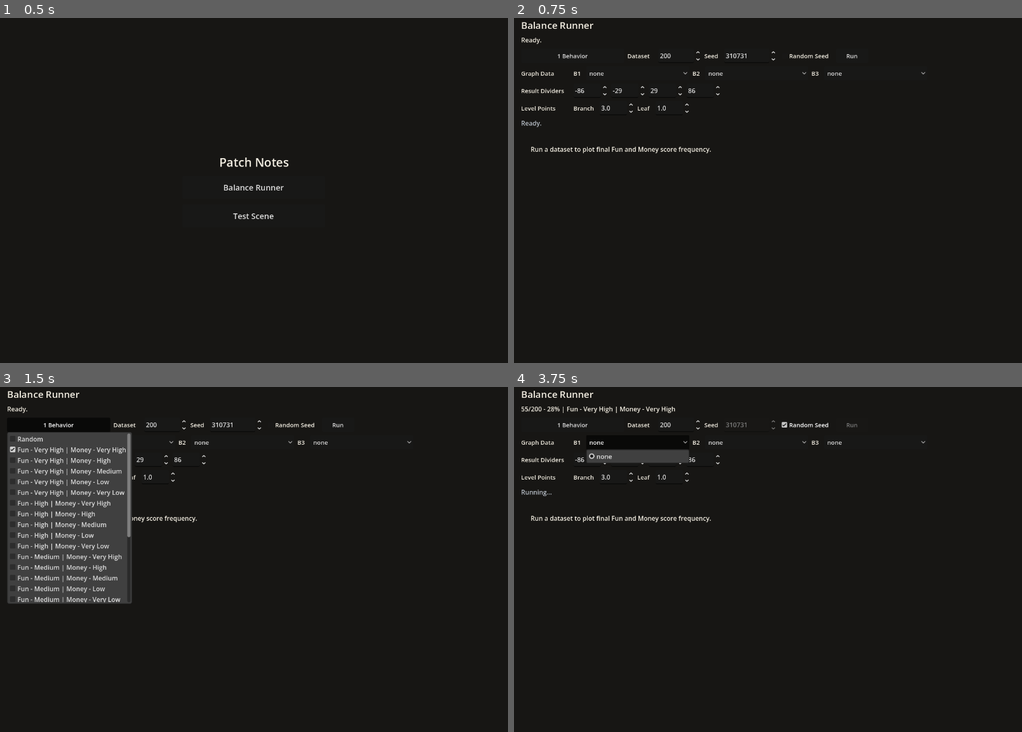
Above: before the commit, frames 1-4 (two rows, left to right).
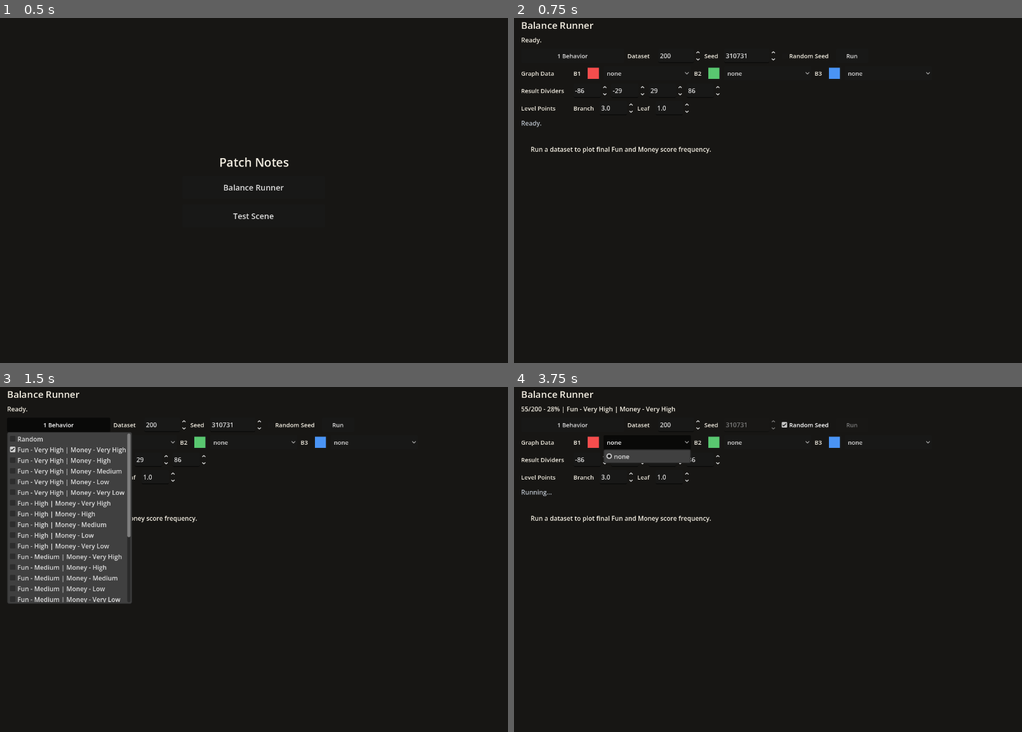
Above: after the commit, the same moments.

Repository: Josephblt/patch-notes
Game: Godot game, scene res://scenes/scene_launcher.tscn
Two runs of this game, one before a commit and one after it. Both use one fixed random seed, a clock stepped at 60 frames per second and the inputs below.
Inputs:
- Up to frame 1 (0.5 s): no input
- Up to frame 2 (0.75 s): click "Balance Runner" at 0.5 s
- Up to frame 3 (1.5 s): click "1 Behavior" at 1.25 s
- Up to frame 4 (3.75 s): click "Random Seed" at 2 s; click "Run" at 2.75 s; click "none" at 3.5 s

Frame 1 is identical in both runs. In frame 2, 0.3% of the frame differs, in the area x 14-82%, y 14-18%; in frame 3, 0.3%; in frame 4, 0.5%, in the area x 14-82%, y 14-23%.

Commit message:
Customize balance graph slot colors

Diff:
--- a/src/scenes/tools/balance_runner.tscn
+++ b/src/scenes/tools/balance_runner.tscn
@@ -118,8 +118,14 @@
 text = "B1"
 vertical_alignment = 1
 
+[node name="GraphDataset1ColorPickerButton" type="ColorPickerButton" parent="MarginContainer/VBoxContainer/GraphDatasetRow"]
+custom_minimum_size = Vector2(36, 36)
+layout_mode = 2
+color = Color(0.96, 0.3, 0.3, 1)
+edit_alpha = false
+
 [node name="GraphDataset1Options" type="OptionButton" parent="MarginContainer/VBoxContainer/GraphDatasetRow"]
-custom_minimum_size = Vector2(260, 36)
+custom_minimum_size = Vector2(220, 36)
 layout_mode = 2
 theme_override_font_sizes/font_size = 15
 
@@ -131,8 +137,14 @@
 text = "B2"
 vertical_alignment = 1
 
+[node name="GraphDataset2ColorPickerButton" type="ColorPickerButton" parent="MarginContainer/VBoxContainer/GraphDatasetRow"]
+custom_minimum_size = Vector2(36, 36)
+layout_mode = 2
+color = Color(0.35, 0.78, 0.44, 1)
+edit_alpha = false
+
 [node name="GraphDataset2Options" type="OptionButton" parent="MarginContainer/VBoxContainer/GraphDatasetRow"]
-custom_minimum_size = Vector2(260, 36)
+custom_minimum_size = Vector2(220, 36)
 layout_mode = 2
 theme_override_font_sizes/font_size = 15
 
@@ -144,8 +156,14 @@
 text = "B3"
 vertical_alignment = 1
 
+[node name="GraphDataset3ColorPickerButton" type="ColorPickerButton" parent="MarginContainer/VBoxContainer/GraphDatasetRow"]
+custom_minimum_size = Vector2(36, 36)
+layout_mode = 2
+color = Color(0.29, 0.58, 0.96, 1)
+edit_alpha = false
+
 [node name="GraphDataset3Options" type="OptionButton" parent="MarginContainer/VBoxContainer/GraphDatasetRow"]
-custom_minimum_size = Vector2(260, 36)
+custom_minimum_size = Vector2(220, 36)
 layout_mode = 2
 theme_override_font_sizes/font_size = 15
 
--- a/src/scripts/tools/balance_runner.gd
+++ b/src/scripts/tools/balance_runner.gd
@@ -39,6 +39,9 @@
 @onready var graph_dataset_1_options: OptionButton = $MarginContainer/VBoxContainer/GraphDatasetRow/GraphDataset1Options
 @onready var graph_dataset_2_options: OptionButton = $MarginContainer/VBoxContainer/GraphDatasetRow/GraphDataset2Options
 @onready var graph_dataset_3_options: OptionButton = $MarginContainer/VBoxContainer/GraphDatasetRow/GraphDataset3Options
+@onready var graph_dataset_1_color_picker_button: ColorPickerButton = $MarginContainer/VBoxContainer/GraphDatasetRow/GraphDataset1ColorPickerButton
+@onready var graph_dataset_2_color_picker_button: ColorPickerButton = $MarginContainer/VBoxContainer/GraphDatasetRow/GraphDataset2ColorPickerButton
+@onready var graph_dataset_3_color_picker_button: ColorPickerButton = $MarginContainer/VBoxContainer/GraphDatasetRow/GraphDataset3ColorPickerButton
 @onready var band_divider_1_spin_box: SpinBox = $MarginContainer/VBoxContainer/BandRow/BandDivider1SpinBox
 @onready var band_divider_2_spin_box: SpinBox = $MarginContainer/VBoxContainer/BandRow/BandDivider2SpinBox
 @onready var band_divider_3_spin_box: SpinBox = $MarginContainer/VBoxContainer/BandRow/BandDivider3SpinBox
@@ -69,6 +72,9 @@
 
 	for graph_dataset_options: OptionButton in _get_graph_dataset_options():
 		graph_dataset_options.item_selected.connect(_on_graph_dataset_selection_changed)
+
+	for graph_slot_color_picker: ColorPickerButton in _get_graph_slot_color_pickers():
+		graph_slot_color_picker.color_changed.connect(_on_graph_slot_color_changed)
 
 	for band_divider_spin_box: SpinBox in _get_band_divider_spin_boxes():
 		band_divider_spin_box.value_changed.connect(_on_band_dividers_changed)
@@ -238,6 +244,10 @@
 		percent_complete,
 	]
 
+	if completed_game_count >= total_game_count:
+		progress_label.text = "%s | Done" % progress_text
+		return
+
 	if current_runner_name.is_empty():
 		progress_label.text = progress_text
 	else:
@@ -271,6 +281,15 @@
 
 
 func _on_graph_dataset_selection_changed(_index: int) -> void:
+	if last_rows.is_empty():
+		return
+
+	_update_graph()
+
+
+func _on_graph_slot_color_changed(_color: Color) -> void:
+	_update_graph_slot_colors()
+
 	if last_rows.is_empty():
 		return
 
@@ -651,49 +670,55 @@
 	use_runner_filter: bool = false
 ) -> Dictionary[String, Dictionary]:
 	var series: Dictionary[String, Dictionary] = {}
-	var visible_runner_configs: Dictionary[String, String] = _get_visible_runner_configs(runner_configs)
+
+	if use_runner_filter:
+		for runner_config: Dictionary in runner_configs:
+			for row: Dictionary in rows:
+				if str(row.get("runner", row["behavior"])) != runner_config["runner"]:
+					continue
+
+				if str(row.get("behavior", "")) != runner_config["behavior"]:
+					continue
+
+				_add_row_to_frequency_series(
+					series,
+					row,
+					"%s %s" % [runner_config["plot_slot"], runner_config["runner"]]
+				)
+
+		return series
 
 	for row: Dictionary in rows:
-		var runner: String = str(row.get("runner", row["behavior"]))
-		var behavior: String = str(row.get("behavior", ""))
-
-		if use_runner_filter:
-			if not visible_runner_configs.has(runner):
-				continue
-
-			if visible_runner_configs[runner] != behavior:
-				continue
-
-		for score_tree: ScoreTree in score_trees:
-			var tree_name: String = score_tree.get_display_name()
-			var column_name: String = "final_%s" % tree_name.to_lower()
-			var series_name: String = "%s %s" % [runner, tree_name]
-			var final_score_bucket: int = int(round(float(row[column_name])))
-
-			if not series.has(series_name):
-				series[series_name] = {}
-
-			series[series_name][final_score_bucket] = (
-				series[series_name].get(final_score_bucket, 0) + 1
-			)
+		_add_row_to_frequency_series(series, row, str(row.get("runner", row["behavior"])))
 
 	return series
 
 
-func _get_visible_runner_configs(runner_configs: Array[Dictionary]) -> Dictionary[String, String]:
-	var visible_runner_configs: Dictionary[String, String] = {}
-
-	for runner_config: Dictionary in runner_configs:
-		visible_runner_configs[runner_config["runner"]] = runner_config["behavior"]
-
-	return visible_runner_configs
+func _add_row_to_frequency_series(
+	series: Dictionary[String, Dictionary],
+	row: Dictionary,
+	series_runner_name: String
+) -> void:
+	for score_tree: ScoreTree in score_trees:
+		var tree_name: String = score_tree.get_display_name()
+		var column_name: String = "final_%s" % tree_name.to_lower()
+		var series_name: String = "%s %s" % [series_runner_name, tree_name]
+		var final_score_bucket: int = int(round(float(row[column_name])))
+
+		if not series.has(series_name):
+			series[series_name] = {}
+
+		series[series_name][final_score_bucket] = (
+			series[series_name].get(final_score_bucket, 0) + 1
+		)
 
 
 func _get_selected_runner_configs() -> Array[Dictionary]:
 	var runner_configs: Array[Dictionary] = []
-	var selected_runner_names: Array[String] = []
-
-	for graph_dataset_options: OptionButton in _get_graph_dataset_options():
+	var graph_dataset_options_list: Array[OptionButton] = _get_graph_dataset_options()
+
+	for graph_dataset_index: int in range(graph_dataset_options_list.size()):
+		var graph_dataset_options: OptionButton = graph_dataset_options_list[graph_dataset_index]
 		if graph_dataset_options.selected < 0:
 			continue
 
@@ -706,11 +731,12 @@
 
 		var runner_name: String = str((runner_config as Dictionary).get("runner", ""))
 
-		if runner_name.is_empty() or selected_runner_names.has(runner_name):
+		if runner_name.is_empty():
 			continue
 
-		selected_runner_names.append(runner_name)
-		runner_configs.append(runner_config as Dictionary)
+		var selected_runner_config: Dictionary = (runner_config as Dictionary).duplicate()
+		selected_runner_config["plot_slot"] = "B%d" % (graph_dataset_index + 1)
+		runner_configs.append(selected_runner_config)
 
 	return runner_configs
 
@@ -748,6 +774,7 @@
 	if graph_dividers.is_empty():
 		graph_dividers = _get_score_band_dividers_from_controls()
 
+	_update_graph_slot_colors()
 	var score_axis_bound: float = _calculate_score_axis_bound()
 	graph.call(
 		"set_series",
@@ -756,6 +783,22 @@
 		score_axis_bound,
 		graph_dividers
 	)
+
+
+func _update_graph_slot_colors() -> void:
+	graph.call("set_slot_colors", {
+		"B1": graph_dataset_1_color_picker_button.color,
+		"B2": graph_dataset_2_color_picker_button.color,
+		"B3": graph_dataset_3_color_picker_button.color,
+	})
+
+
+func _get_graph_slot_color_pickers() -> Array[ColorPickerButton]:
+	return [
+		graph_dataset_1_color_picker_button,
+		graph_dataset_2_color_picker_button,
+		graph_dataset_3_color_picker_button,
+	]
 
 
 func _format_seed_summary(
--- a/src/scripts/tools/frequency_graph.gd
+++ b/src/scripts/tools/frequency_graph.gd
@@ -12,6 +12,11 @@
 	"Random Fun": Color(0.72, 0.72, 0.72, 1),
 	"Random Money": Color(0.44, 0.44, 0.44, 1),
 }
+const DEFAULT_SLOT_COLORS: Dictionary[String, Color] = {
+	"B1": Color(0.96, 0.30, 0.30, 1),
+	"B2": Color(0.35, 0.78, 0.44, 1),
+	"B3": Color(0.29, 0.58, 0.96, 1),
+}
 const PADDING_LEFT: float = 58.0
 const PADDING_TOP: float = 28.0
 const PADDING_RIGHT: float = 26.0
@@ -22,6 +27,7 @@
 var max_score: float = 0.0
 var max_frequency: int = 0
 var score_band_dividers: Array[float] = []
+var slot_colors: Dictionary[String, Color] = DEFAULT_SLOT_COLORS.duplicate()
 
 
 func set_series(
@@ -39,6 +45,14 @@
 	queue_redraw()
 
 
+func set_slot_colors(next_slot_colors: Dictionary) -> void:
+	for slot_name: String in DEFAULT_SLOT_COLORS.keys():
+		if next_slot_colors.has(slot_name):
+			slot_colors[slot_name] = next_slot_colors[slot_name]
+
+	queue_redraw()
+
+
 func _draw() -> void:
 	draw_rect(Rect2(Vector2.ZERO, size), BACKGROUND_COLOR, true)
 
@@ -257,6 +271,10 @@
 	if SERIES_COLORS.has(series_name):
 		return SERIES_COLORS[series_name]
 
+	for slot_name: String in slot_colors.keys():
+		if series_name.begins_with("%s " % slot_name):
+			return _get_slot_series_color(slot_name, series_name)
+
 	var base_name: String = _get_series_base_name(series_name)
 	var hue: float = float(abs(base_name.hash()) % 360) / 360.0
 	var value: float = 0.92
@@ -267,6 +285,15 @@
 	return Color.from_hsv(hue, 0.74, value, 1.0)
 
 
+func _get_slot_series_color(slot_name: String, series_name: String) -> Color:
+	var base_color: Color = slot_colors.get(slot_name, DEFAULT_SLOT_COLORS[slot_name])
+
+	if series_name.ends_with(" Money"):
+		return Color(base_color.r * 0.62, base_color.g * 0.62, base_color.b * 0.62, 1.0)
+
+	return base_color
+
+
 func _get_series_base_name(series_name: String) -> String:
 	if series_name.ends_with(" Fun"):
 		return series_name.substr(0, series_name.length() - 4)
